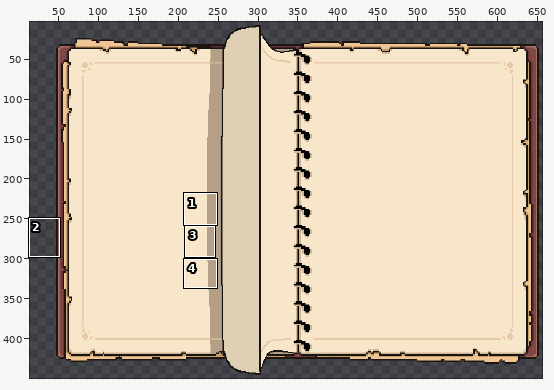
One commit to this pixel-art file: assets/asperite/Sprite-0003.aseprite. Above: a wide view before the commit, with the close-up outlined.
Close-up. Before the edit:
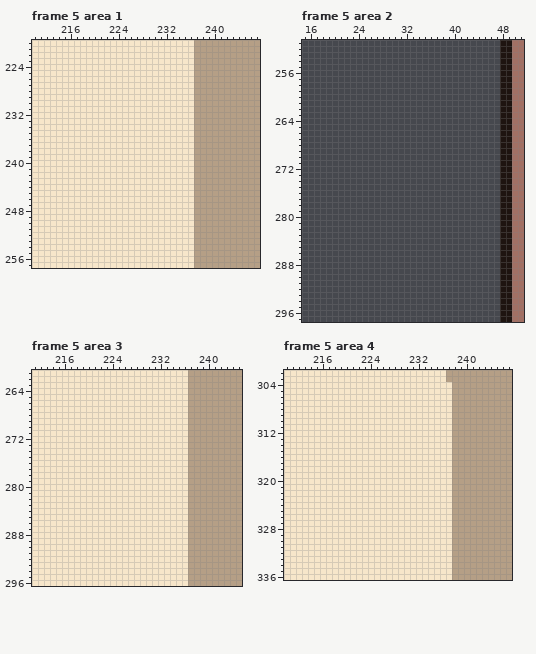
700x450 pixels, 10 frames. Colours within 5 levels of each other are drawn and written as one. Shown: frame 5 area 1: x 210..247, y 220..257; frame 5 area 2: x 15..51, y 251..297; frame 5 area 3: x 211..245, y 261..296; frame 5 area 4: x 210..247, y 302..336. The wide view leaves out empty margins. The commit also changed other frames or places, which this record leaves out.
The result:
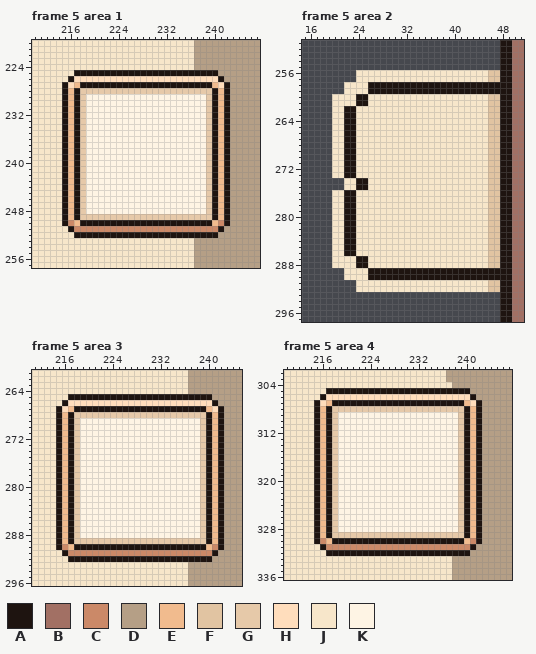
Palette (. is transparent): A #1e1410  B #a27064  C #cb8968  D #b59f86  E #f1bb8e  F #e1c4a2  G #e6c9a9  H #ffddbc  J #f7e6ca  K #fef4e4
From old to new:
layer "Navigation buttons/Unchosen Buttons" now shown
layer "EquipmentTab/LeftsidePage/InventoryButto" now shown
Changed rows in their new state; - is an unchanged pixel.
Frame 5 area 1, layer "EquipmentTab/LeftsidePage/InventoryButto":
first column x 215:
225 --AAAAAAAAAAAAAAAAAAAAAAAA--
226 -AHHHHHHHHHHHHHHHHHHHHHHHHA-
227 AHEAAAAAAAAAAAAAAAAAAAAAAEHA
228 AEAGGGGGGGGGGGGGGGGGGGGGGAEA
229 AEAGKKKKKKKKKKKKKKKKKKKKGAEA
230 AEAGKKKKKKKKKKKKKKKKKKKKGAEA
231 AEAGKKKKKKKKKKKKKKKKKKKKGAEA
232 AEAGKKKKKKKKKKKKKKKKKKKKGAEA
233 AEAGKKKKKKKKKKKKKKKKKKKKGAEA
234 AEAGKKKKKKKKKKKKKKKKKKKKGAEA
235 AEAGKKKKKKKKKKKKKKKKKKKKGAEA
236 AEAGKKKKKKKKKKKKKKKKKKKKGAEA
237 AEAGKKKKKKKKKKKKKKKKKKKKGAEA
238 AEAGKKKKKKKKKKKKKKKKKKKKGAEA
239 AEAGKKKKKKKKKKKKKKKKKKKKGAEA
240 AEAGKKKKKKKKKKKKKKKKKKKKGAEA
241 AEAGKKKKKKKKKKKKKKKKKKKKGAEA
242 AEAGKKKKKKKKKKKKKKKKKKKKGAEA
243 AEAGKKKKKKKKKKKKKKKKKKKKGAEA
244 AEAGKKKKKKKKKKKKKKKKKKKKGAEA
245 AEAGKKKKKKKKKKKKKKKKKKKKGAEA
246 AEAGKKKKKKKKKKKKKKKKKKKKGAEA
247 AEAGKKKKKKKKKKKKKKKKKKKKGAEA
248 AEAGKKKKKKKKKKKKKKKKKKKKGAEA
249 AEAGGGGGGGGGGGGGGGGGGGGGGAEA
250 ACEAAAAAAAAAAAAAAAAAAAAAAECA
251 -ACCCCCCCCCCCCCCCCCCCCCCCCA-
252 --AAAAAAAAAAAAAAAAAAAAAAAA--
Frame 5 area 2, layer "Navigation buttons/Unchosen Buttons":
first column x 20:
256 ----JJJJJJJJJJJJJJJJJJJJJJFF
257 ----JJJJJJJJJJJJJJJJJJJJJJFF
258 --JJJJAAAAAAAAAAAAAAAAAAAAAA
259 --JJJJAAAAAAAAAAAAAAAAAAAAAA
260 JJJJAAJJJJJJJJJJJJJJJJJJJJFF
261 JJJJAAJJJJJJJJJJJJJJJJJJJJFF
262 JJAAJJJJJJJJJJJJJJJJJJJJJJFF
263 JJAAJJJJJJJJJJJJJJJJJJJJJJFF
264 JJAAJJJJJJJJJJJJJJJJJJJJJJFF
265 JJAAJJJJJJJJJJJJJJJJJJJJJJFF
266 JJAAJJJJJJJJJJJJJJJJJJJJJJFF
267 JJAAJJJJJJJJJJJJJJJJJJJJJJFF
268 JJAAJJJJJJJJJJJJJJJJJJJJJJFF
269 JJAAJJJJJJJJJJJJJJJJJJJJJJFF
270 JJAAJJJJJJJJJJJJJJJJJJJJJJFF
271 JJAAJJJJJJJJJJJJJJJJJJJJJJFF
272 JJAAJJJJJJJJJJJJJJJJJJJJJJFF
273 JJAAJJJJJJJJJJJJJJJJJJJJJJFF
274 --JJAAJJJJJJJJJJJJJJJJJJJJFF
275 --JJAAJJJJJJJJJJJJJJJJJJJJFF
276 JJAAJJJJJJJJJJJJJJJJJJJJJJFF
277 JJAAJJJJJJJJJJJJJJJJJJJJJJFF
278 JJAAJJJJJJJJJJJJJJJJJJJJJJFF
279 JJAAJJJJJJJJJJJJJJJJJJJJJJFF
280 JJAAJJJJJJJJJJJJJJJJJJJJJJFF
281 JJAAJJJJJJJJJJJJJJJJJJJJJJFF
282 JJAAJJJJJJJJJJJJJJJJJJJJJJFF
283 JJAAJJJJJJJJJJJJJJJJJJJJJJFF
284 JJAAJJJJJJJJJJJJJJJJJJJJJJFF
285 JJAAJJJJJJJJJJJJJJJJJJJJJJFF
286 JJAAJJJJJJJJJJJJJJJJJJJJJJFF
287 JJJJAAJJJJJJJJJJJJJJJJJJJJFF
288 JJJJAAJJJJJJJJJJJJJJJJJJJJFF
289 --JJJJAAAAAAAAAAAAAAAAAAAAAA
290 --JJJJAAAAAAAAAAAAAAAAAAAAAA
291 ----JJJJJJJJJJJJJJJJJJJJJJFF
292 ----JJJJJJJJJJJJJJJJJJJJJJFF
Frame 5 area 3, layer "EquipmentTab/LeftsidePage/InventoryButto":
first column x 215:
265 --AAAAAAAAAAAAAAAAAAAAAAAA--
266 -AHHHHHHHHHHHHHHHHHHHHHHHHA-
267 AHEAAAAAAAAAAAAAAAAAAAAAAEHA
268 AEAGGGGGGGGGGGGGGGGGGGGGGAEA
269 AEAGKKKKKKKKKKKKKKKKKKKKGAEA
270 AEAGKKKKKKKKKKKKKKKKKKKKGAEA
271 AEAGKKKKKKKKKKKKKKKKKKKKGAEA
272 AEAGKKKKKKKKKKKKKKKKKKKKGAEA
273 AEAGKKKKKKKKKKKKKKKKKKKKGAEA
274 AEAGKKKKKKKKKKKKKKKKKKKKGAEA
275 AEAGKKKKKKKKKKKKKKKKKKKKGAEA
276 AEAGKKKKKKKKKKKKKKKKKKKKGAEA
277 AEAGKKKKKKKKKKKKKKKKKKKKGAEA
278 AEAGKKKKKKKKKKKKKKKKKKKKGAEA
279 AEAGKKKKKKKKKKKKKKKKKKKKGAEA
280 AEAGKKKKKKKKKKKKKKKKKKKKGAEA
281 AEAGKKKKKKKKKKKKKKKKKKKKGAEA
282 AEAGKKKKKKKKKKKKKKKKKKKKGAEA
283 AEAGKKKKKKKKKKKKKKKKKKKKGAEA
284 AEAGKKKKKKKKKKKKKKKKKKKKGAEA
285 AEAGKKKKKKKKKKKKKKKKKKKKGAEA
286 AEAGKKKKKKKKKKKKKKKKKKKKGAEA
287 AEAGKKKKKKKKKKKKKKKKKKKKGAEA
288 AEAGKKKKKKKKKKKKKKKKKKKKGAEA
289 AEAGGGGGGGGGGGGGGGGGGGGGGAEA
290 ACEAAAAAAAAAAAAAAAAAAAAAAECA
291 -ACCCCCCCCCCCCCCCCCCCCCCCCA-
292 --AAAAAAAAAAAAAAAAAAAAAAAA--
Frame 5 area 4, layer "EquipmentTab/LeftsidePage/InventoryButto":
first column x 215:
305 --AAAAAAAAAAAAAAAAAAAAAAAA--
306 -AHHHHHHHHHHHHHHHHHHHHHHHHA-
307 AHEAAAAAAAAAAAAAAAAAAAAAAEHA
308 AEAGGGGGGGGGGGGGGGGGGGGGGAEA
309 AEAGKKKKKKKKKKKKKKKKKKKKGAEA
310 AEAGKKKKKKKKKKKKKKKKKKKKGAEA
311 AEAGKKKKKKKKKKKKKKKKKKKKGAEA
312 AEAGKKKKKKKKKKKKKKKKKKKKGAEA
313 AEAGKKKKKKKKKKKKKKKKKKKKGAEA
314 AEAGKKKKKKKKKKKKKKKKKKKKGAEA
315 AEAGKKKKKKKKKKKKKKKKKKKKGAEA
316 AEAGKKKKKKKKKKKKKKKKKKKKGAEA
317 AEAGKKKKKKKKKKKKKKKKKKKKGAEA
318 AEAGKKKKKKKKKKKKKKKKKKKKGAEA
319 AEAGKKKKKKKKKKKKKKKKKKKKGAEA
320 AEAGKKKKKKKKKKKKKKKKKKKKGAEA
321 AEAGKKKKKKKKKKKKKKKKKKKKGAEA
322 AEAGKKKKKKKKKKKKKKKKKKKKGAEA
323 AEAGKKKKKKKKKKKKKKKKKKKKGAEA
324 AEAGKKKKKKKKKKKKKKKKKKKKGAEA
325 AEAGKKKKKKKKKKKKKKKKKKKKGAEA
326 AEAGKKKKKKKKKKKKKKKKKKKKGAEA
327 AEAGKKKKKKKKKKKKKKKKKKKKGAEA
328 AEAGKKKKKKKKKKKKKKKKKKKKGAEA
329 AEAGGGGGGGGGGGGGGGGGGGGGGAEA
330 ACEAAAAAAAAAAAAAAAAAAAAAAECA
331 -ACCCCCCCCCCCCCCCCCCCCCCCCA-
332 --AAAAAAAAAAAAAAAAAAAAAAAA--
